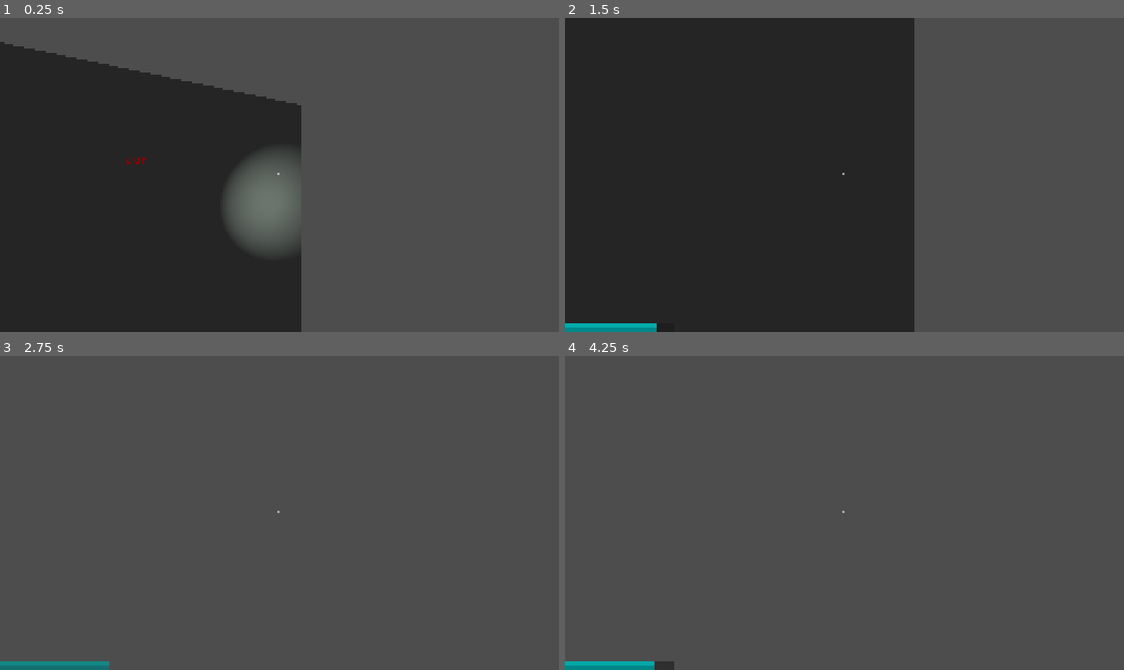
Above: before the commit, frames 1-4 (two rows, left to right).
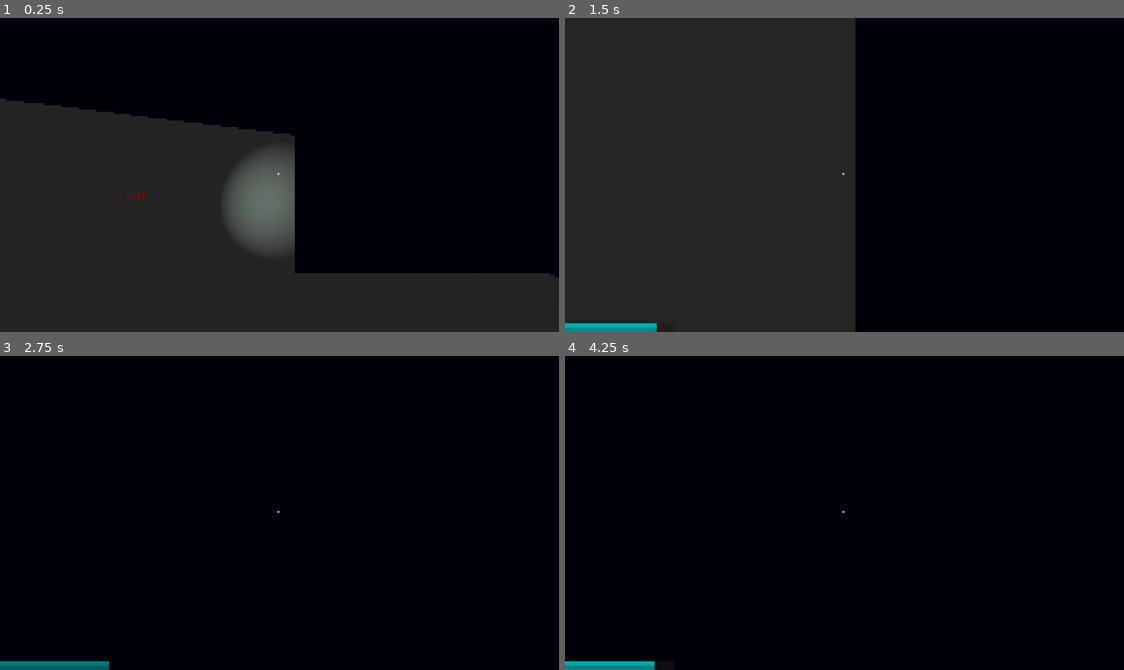
Above: after the commit, the same moments.

Repository: TheyCallMeFatbird/Station-22-Unfound
Game: Godot game, scene res://scenes/main.tscn
Two runs of this game, one before a commit and one after it. Both use one fixed random seed, a clock stepped at 60 frames per second and the inputs below. Before the commit the project starts from res://main.tscn. Sound files missing from this copy of the repository are replaced by a short silence.
Inputs (mouse positions are in pixels of both pictures, inside the frame that each line leads up to):
- Up to frame 1 (0.25 s): no input
- Up to frame 2 (1.5 s): move the mouse to (872, 175) at 0.52 s; hold Shift (sprint) 0.53-1.28 s; hold W (move_forward) from 0.53 s (still down); tap Space (jump, bound only after the commit) at 0.77, 0.8, 1.07, 1.35 s; move the mouse to (816, 175) at 1.27 s
- Up to frame 3 (2.75 s): keep holding W (move_forward); tap Space (jump, bound only after the commit) at 1.52, 1.82, 2.3 s; tap Shift (sprint) at 1.55 s; move the mouse to (296, 506) at 2.02 s; hold F (flashlight_toggle) from 2.03 s (still down)
- Up to frame 4 (4.25 s): keep holding W (move_forward); move the mouse to (838, 519) at 2.77 s; release F (flashlight_toggle) at 2.78 s; tap Shift (sprint) at 2.85 s; tap Space (jump, bound only after the commit) at 3.02, 3.32, 3.77, 3.8, 4.07 s; move the mouse to (889, 516) at 3.52 s; hold Shift (sprint) from 3.53 s (still down)

The runs differ from the first frame. In frame 1, 64% of the frame differs, in the area x 0-100%, y 0-100%; in frame 2, 48%; in frame 3, 99%; in frame 4, 100%.

Commit message:
a lot of improved & new features + bug fixes

Diff:
--- a/footsteps.gd
+++ /dev/null
@@ -1,89 +0,0 @@
-extends CharacterBody3D  # or Node3D if you’re using custom movement
-
-# ----------------------
-# NODES
-# ----------------------
-@onready var footsteps = $Footsteps  # AudioStreamPlayer3D node
-@onready var camera = $Camera3D      # for reference if needed
-
-# ----------------------
-# FOOTSTEP SETTINGS
-# ----------------------
-# Single audio file containing two steps
-@export var footstep_file: AudioStream = preload("res://sounds/metal-footsteps.mp3")
-
-# Timing between steps in seconds (you can tweak based on movement speed)
-@export var footstep_interval = 0.45
-
-# Pitch/volume variation
-@export var pitch_range = Vector2(0.9, 1.1)   # min/max
-@export var volume_range_db = Vector2(-8, -4) # min/max
-
-# ----------------------
-# MOVEMENT VARIABLES
-# ----------------------
-@export var speed = 5.0
-#var velocity = Vector3.ZERO
-var direction = Vector3.ZERO
-
-# ----------------------
-# INTERNAL
-# ----------------------
-var footstep_timer = 0.0
-
-func _ready():
-	footsteps.stream = footstep_file
-	Input.set_mouse_mode(Input.MOUSE_MODE_CAPTURED)
-
-func _physics_process(delta):
-	handle_input()
-	handle_movement(delta)
-	handle_footsteps(delta)
-
-# ----------------------
-# INPUT
-# ----------------------
-func handle_input():
-	direction = Vector3.ZERO
-	if Input.is_action_pressed("move_forward"):
-		direction.z -= 1
-	if Input.is_action_pressed("move_backward"):
-		direction.z += 1
-	if Input.is_action_pressed("move_left"):
-		direction.x -= 1
-	if Input.is_action_pressed("move_right"):
-		direction.x += 1
-	direction = direction.normalized()
-
-# ----------------------
-# MOVEMENT
-# ----------------------
-func handle_movement(_delta):
-	velocity.x = direction.x * speed
-	velocity.z = direction.z * speed
-	move_and_slide()
-
-# ----------------------
-# FOOTSTEPS
-# ----------------------
-func handle_footsteps(delta):
-	# Only tick timer if moving on floor
-	if direction.length() > 0 and is_on_floor():
-		footstep_timer -= delta
-		if footstep_timer <= 0:
-			play_footstep()
-			footstep_timer = footstep_interval
-	else:
-		footstep_timer = 0.0  # reset timer when stopped
-
-func play_footstep():
-	# Slight variation
-	footsteps.pitch_scale = randf_range(pitch_range.x, pitch_range.y)
-	footsteps.volume_db = randf_range(volume_range_db.x, volume_range_db.y)
-
-	# Optional: slight random offset into the clip (for multiple steps inside one file)
-	var length = footsteps.stream.get_length()
-	if length > 0:
-		footsteps.seek(randf_range(0, length * 0.5)) # jump into first half
-
-	footsteps.play()
--- a/project.godot
+++ b/project.godot
@@ -11,9 +11,9 @@
 [application]
 
 config/name="Station 22 Unfound"
-run/main_scene="res://main.tscn"
+run/main_scene="res://scenes/main.tscn"
 config/features=PackedStringArray("4.6", "Forward Plus")
-config/icon="res://icon.svg"
+config/icon="res://textures/icon.svg"
 
 [display]
 
@@ -55,6 +55,11 @@
 , Object(InputEventKey,"resource_local_to_scene":false,"resource_name":"","device":-1,"window_id":0,"alt_pressed":false …(186 unchanged characters)…
 ]
 }
+jump={
+"deadzone": 0.2,
+"events": [Object(InputEventKey,"resource_local_to_scene":false,"resource_name":"","device":-1,"window_id":0,"alt_pressed":false,"shift_pressed":false,"ctrl_pressed":false,"meta_pressed":false,"pressed":false,"keycode":0,"physical_keycode":32,"key_label":0,"unicode":32,"location":0,"echo":false,"script":null)
+]
+}
 
 [physics]
 
--- a/hud.tscn
+++ b/scenes/hud.tscn
@@ -1,6 +1,6 @@
 [gd_scene format=3 uid="uid://b2blm2cib6oui"]
 
-[ext_resource type="Shader" uid="uid://cmd8hb24dhioj" path="res://vignette.gdshader" id="1_37p78"]
+[ext_resource type="Shader" uid="uid://cmd8hb24dhioj" path="res://misc/vignette.gdshader" id="1_37p78"]
 
 [sub_resource type="ShaderMaterial" id="ShaderMaterial_37p78"]
 shader = ExtResource("1_37p78")
--- a/main.tscn
+++ b/scenes/main.tscn
@@ -1,32 +1,28 @@
 [gd_scene format=3 uid="uid://bm83i0ylw2tmg"]
 
-[ext_resource type="Script" uid="uid://bwxju1017efsc" path="res://ambient_sound.gd" id="1_h2yge"]
+[ext_resource type="Script" uid="uid://bwxju1017efsc" path="res://scripts/ambient_sound.gd" id="1_h2yge"]
 [ext_resource type="AudioStream" uid="uid://de0n1ukbfwx1m" path="res://sounds/low-wind-blowing.mp3" id="2_0xm2m"]
-[ext_resource type="Script" uid="uid://djpwpr07abxm2" path="res://player.gd" id="2_7mycd"]
-[ext_resource type="Script" uid="uid://mtk3sq3dbtkl" path="res://hud.gd" id="3_kek77"]
+[ext_resource type="Script" uid="uid://djpwpr07abxm2" path="res://scripts/player.gd" id="2_7mycd"]
+[ext_resource type="Script" uid="uid://mtk3sq3dbtkl" path="res://scripts/hud.gd" id="3_kek77"]
 [ext_resource type="AudioStream" uid="uid://d2081sadqdn7r" path="res://sounds/flashlight-toggle.mp3" id="5_lquwl"]
-[ext_resource type="Script" uid="uid://bqd28w0obk2l3" path="res://flicker_light.gd" id="6_7mycd"]
+[ext_resource type="AudioStream" uid="uid://ntfcd7dstkar" path="res://sounds/metal-footstep.mp3" id="6_4c57u"]
+[ext_resource type="Script" uid="uid://bqd28w0obk2l3" path="res://scripts/flicker_light.gd" id="6_7mycd"]
 [ext_resource type="FontFile" uid="uid://vone0fx04o4k" path="res://fonts/Share_Tech_Mono/ShareTechMono-Regular.ttf" id="7_5vw27"]
 [ext_resource type="AudioStream" uid="uid://cteqr3j5qdd0b" path="res://sounds/light-humming.mp3" id="7_272bh"]
-[ext_resource type="PackedScene" uid="uid://b2blm2cib6oui" path="res://hud.tscn" id="8_5vw27"]
-
-[sub_resource type="BoxMesh" id="BoxMesh_0xm2m"]
-
-[sub_resource type="BoxShape3D" id="BoxShape3D_h2yge"]
+[ext_resource type="PackedScene" uid="uid://b2blm2cib6oui" path="res://scenes/hud.tscn" id="8_5vw27"]
 
 [sub_resource type="CapsuleShape3D" id="CapsuleShape3D_1bvp3"]
 radius = 0.5527344
 height = 2.760254
 
 [sub_resource type="Environment" id="Environment_ig7tw"]
-ambient_light_color = Color(2.256129e-08, 0, 0.054544218, 1)
-fog_light_color = Color(2.5438607e-05, 0.0019163229, 0.042598672, 1)
+ambient_light_color = Color(0, 0, 0.03, 1)
+fog_enabled = true
+fog_light_color = Color(0, 0, 0.043137256, 1)
 volumetric_fog_enabled = true
+volumetric_fog_density = 0.3
 volumetric_fog_albedo = Color(1.8049032e-08, 0, 0.03810654, 1)
 volumetric_fog_emission = Color(0, 0.015686275, 0.03137255, 1)
-
-[sub_resource type="BoxShape3D" id="BoxShape3D_ig7tw"]
-size = Vector3(0.1812439, 10.836243, 9.989563)
 
 [node name="Node3D" type="Node3D" unique_id=526012071]
 script = ExtResource("1_h2yge")
@@ -34,19 +30,8 @@
 [node name="HUD" parent="." unique_id=677149485 instance=ExtResource("8_5vw27")]
 script = ExtResource("3_kek77")
 
-[node name="MeshInstance3D" type="MeshInstance3D" parent="." unique_id=1775987811]
-transform = Transform3D(10.000864, 0, 0, 0, 0.066367045, 0, 0, 0, 10.913369, 0, -2.9901695, 0)
-mesh = SubResource("BoxMesh_0xm2m")
-
-[node name="CollisionShape3D" type="CollisionShape3D" parent="MeshInstance3D" unique_id=1473401615]
-shape = SubResource("BoxShape3D_h2yge")
-
-[node name="MeshInstance3D2" type="MeshInstance3D" parent="." unique_id=768261116]
-transform = Transform3D(8.677623, 0.03299124, -0.029825892, 0, -0.00036486678, -10.913204, -4.971533, 0.05758498, -0.05205998, -5.473493, -1.122776, -5.470628)
-mesh = SubResource("BoxMesh_0xm2m")
-
 [node name="Player" type="CharacterBody3D" parent="." unique_id=1950269996]
-transform = Transform3D(1, 0, 0, 0, 1, 0, 0, 0, 1, -2, 0, 0)
+transform = Transform3D(1, 0, 0, 0, 1, 0, 0, 0, 1, -2, 1.2982122, 0)
 script = ExtResource("2_7mycd")
 
 [node name="CollisionShape3D" type="CollisionShape3D" parent="Player" unique_id=362545380]
@@ -72,16 +57,10 @@
 
 [node name="Footsteps" type="AudioStreamPlayer3D" parent="Player" unique_id=248984132]
 transform = Transform3D(1, 0, 0, 0, 1, 0, 0, 0, 1, 2, 0, 0)
+stream = ExtResource("6_4c57u")
 
 [node name="WorldEnvironment" type="WorldEnvironment" parent="." unique_id=985125726]
 environment = SubResource("Environment_ig7tw")
-
-[node name="StaticBody3D" type="StaticBody3D" parent="." unique_id=440507935]
-transform = Transform3D(0.6039455, 0, -0.7970256, 0, 1, 0, 0.7970256, 0, 0.6039455, -1.4727731, 0.20936966, -7.076114)
-
-[node name="CollisionShape3D" type="CollisionShape3D" parent="StaticBody3D" unique_id=1411243309]
-transform = Transform3D(0.99305415, 0, -0.117658705, 0, 1, 0, 0.117658705, 0, 0.99305415, -1.1306462, -1.2661438, 4.1122127)
-shape = SubResource("BoxShape3D_ig7tw")
 
 [node name="AmbientSound" type="AudioStreamPlayer3D" parent="." unique_id=1242876182]
 stream = ExtResource("2_0xm2m")
@@ -106,10 +85,20 @@
 max_distance = 3.0
 parameters/looping = true
 
-[node name="Label3D" type="Label3D" parent="." unique_id=1641345771]
+[node name="Text" type="Label3D" parent="." unique_id=1641345771]
 transform = Transform3D(0.8367834, 0, 0.54753405, 0, 1, 0, -0.54753405, 0, 0.8367834, -5.647391, 2.034896, -5.29666)
 modulate = Color(0.56, 0, 0, 1)
 outline_modulate = Color(0, 0, 0, 0)
 text = "run"
 font = ExtResource("7_5vw27")
 font_size = 60
+
+[node name="Floor" type="CSGBox3D" parent="." unique_id=305877844]
+transform = Transform3D(1, 0, 0, 0, 1, 0, 0, 0, 1, 0, -0.07165527, 0)
+use_collision = true
+size = Vector3(10.33374, 0.04663086, 10.957031)
+
+[node name="Wall" type="CSGBox3D" parent="." unique_id=609510026]
+transform = Transform3D(0.85573477, 0, 0.51741487, 0, 1, 0, -0.51741487, 0, 0.85573477, -5.5373907, 0.4874878, -5.3921075)
+use_collision = true
+size = Vector3(9.779175, 7.2489014, 0.001)
--- a/flicker_light.gd
+++ b/scripts/flicker_light.gd
@@ -5,6 +5,15 @@
 func _ready():
 	base_energy = light_energy
 	flicker_loop()
+	global_dread_loop()
+
+func global_dread_loop():
+	while true:
+		await get_tree().create_timer(randf_range(15.0, 40.0)).timeout
+		var original = light_energy
+		light_energy *= randf_range(0.3, 0.6)
+		await get_tree().create_timer(randf_range(0.5, 1.5)).timeout
+		light_energy = original
 
 func flicker_loop():
 	while true:
--- a/player.gd
+++ b/scripts/player.gd
@@ -2,6 +2,7 @@
 
 @export var walk_speed = 5.0
 @export var sprint_speed = 9.0
+@export var jump_velocity = 4.5
 @export var mouse_sensitivity = 0.004
 
 # Stamina
@@ -23,6 +24,12 @@
 const BOB_AMP_X = 0.04
 var camera_default_y = 1.6
 
+@onready var footsteps = $Footsteps
+@export var footstep_interval = 0.45
+@export var pitch_range = Vector2(0.9, 1.1)
+@export var volume_range_db = Vector2(-8, -4)
+var footstep_timer = 0.0
+
 @onready var flashlight = $Flashlight
 @onready var flashlight_sound = $FlashlightSound
 @onready var camera = $Camera3D
@@ -33,7 +40,7 @@
 	Input.set_mouse_mode(Input.MOUSE_MODE_CAPTURED)
 	flicker_loop()
 	call_deferred("_init_hud")
-	print("camera y: ", camera.position.y)
+
 
 func _init_hud():
 	hud = get_tree().get_root().get_node("Node3D/HUD")
@@ -57,6 +64,7 @@
 	handle_movement(delta)
 	handle_head_bob(delta)
 	update_effects(delta)
+	handle_footsteps(delta)
 
 func get_input_direction() -> Vector3:
 	var direction = Vector3.ZERO
@@ -87,9 +95,16 @@
 		if stamina_depleted and stamina >= max_stamina:
 			stamina_depleted = false
 
-func handle_movement(_delta):
+func handle_movement(delta):
 	var direction = get_input_direction()
 	var current_speed = sprint_speed if is_sprinting else walk_speed
+
+	if is_on_floor() and Input.is_action_just_pressed("jump"):
+		velocity.y = jump_velocity
+
+	if not is_on_floor():
+		velocity.y -= 9.8 * delta
+
 	velocity.x = direction.x * current_speed
 	velocity.z = direction.z * current_speed
 	move_and_slide()
@@ -111,16 +126,29 @@
 
 func handle_head_bob(delta):
 	var moving = get_input_direction().length() > 0
-	bob_timer += delta * 2.0
-	camera.position.y = camera_default_y + sin(bob_timer * 2.0) * 0.5
-	print("cam y: ", camera.position.y, " bob_timer: ", bob_timer)
 
-	if moving:
+	if moving and is_on_floor():
 		var freq = BOB_FREQ_SPRINT if is_sprinting else BOB_FREQ_WALK
 		bob_timer += delta * freq
-		camera.position.y = camera_default_y + sin(bob_timer * 2.0) * BOB_AMP_Y
-		camera.position.x = cos(bob_timer) * BOB_AMP_X
 	else:
 		bob_timer = lerp(bob_timer, 0.0, delta * 6.0)
-		camera.position.y = camera_default_y + sin(bob_timer * 2.0) * BOB_AMP_Y
-		camera.position.x = cos(bob_timer) * BOB_AMP_X
+
+	camera.position.y = camera_default_y + sin(bob_timer * 2.0) * BOB_AMP_Y
+	camera.position.x = cos(bob_timer) * BOB_AMP_X
+
+func handle_footsteps(delta):
+	if get_input_direction().length() > 0 and is_on_floor():
+		footstep_timer -= delta
+		if footstep_timer <= 0:
+			play_footstep()
+			footstep_timer = footstep_interval / (1.5 if is_sprinting else 1.0)
+	else:
+		footstep_timer = 0.0
+
+func play_footstep():
+	footsteps.pitch_scale = randf_range(pitch_range.x, pitch_range.y)
+	footsteps.volume_db = randf_range(volume_range_db.x, volume_range_db.y)
+	var length = footsteps.stream.get_length()
+	if length > 0:
+		footsteps.seek(randf_range(0, length * 0.5))
+	footsteps.play()
Not shown, removed: footsteps.gd.uid
Renamed: vignette.gdshader -> misc/vignette.gdshader
Renamed: vignette.gdshader.uid -> misc/vignette.gdshader.uid
Renamed: ambient_sound.gd -> scripts/ambient_sound.gd
Renamed: ambient_sound.gd.uid -> scripts/ambient_sound.gd.uid
Renamed: flicker_light.gd.uid -> scripts/flicker_light.gd.uid
Renamed: hud.gd -> scripts/hud.gd
Renamed: hud.gd.uid -> scripts/hud.gd.uid
Renamed: player.gd.uid -> scripts/player.gd.uid
Not shown, added: sounds/metal-footstep.mp3.import
Not shown, removed: sounds/metal-footsteps.mp3.import
Renamed: icon.svg -> textures/icon.svg
(and 3 more such lines)
